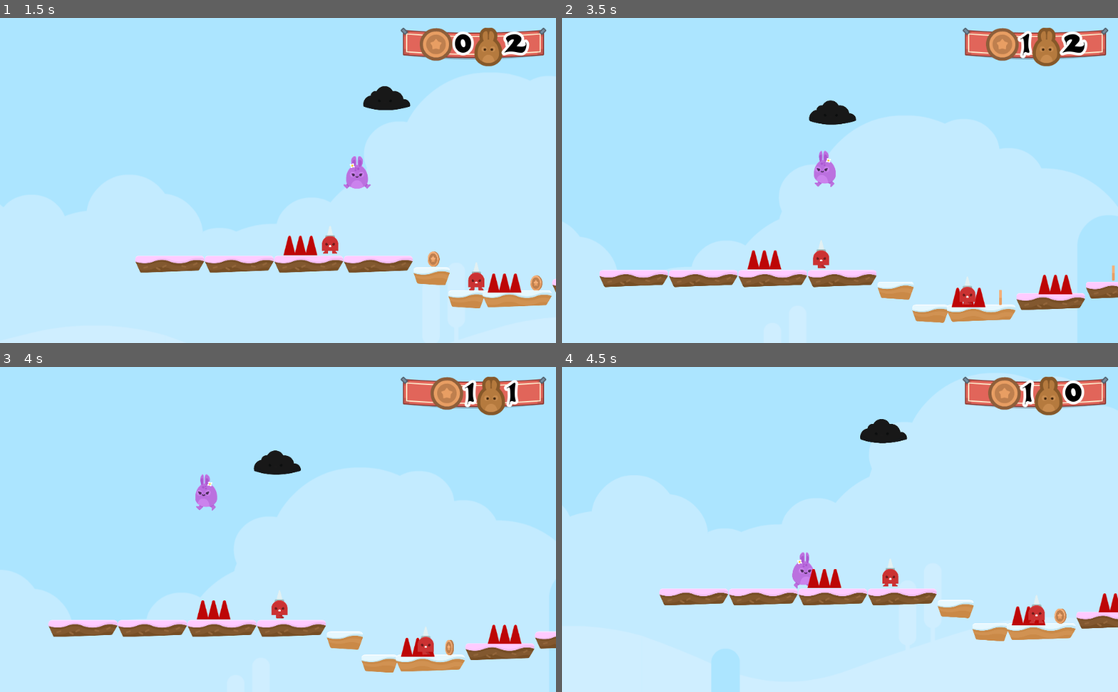
Above: before the commit, frames 1-4 (two rows, left to right).
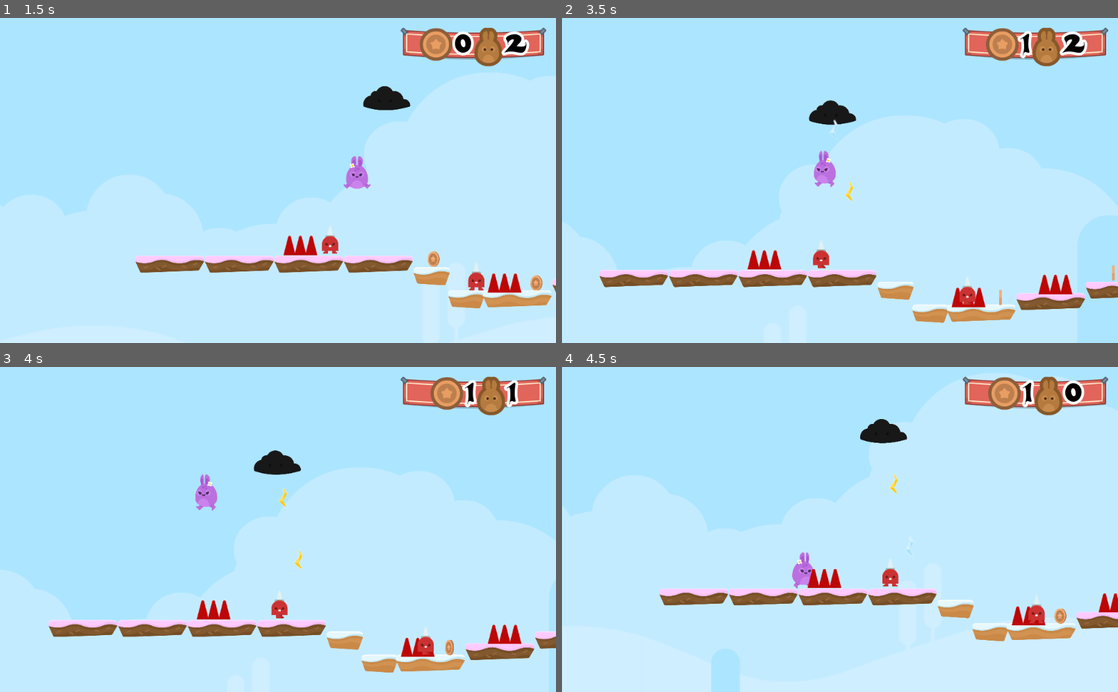
Above: after the commit, the same moments.

Repository: KennedyMungai/SimplePlatformer
Game: Godot game, scene res://Scenes/Levels/Level1.tscn
The game is run twice, just before and just after one commit, with the same random seed, the same clock (stepped at 60 frames per second) and the same inputs.
Inputs:
- Up to frame 1 (1.5 s): hold D (right) from 0.53 s (still down); tap W (jump) at 0.77 s
- Up to frame 2 (3.5 s): tap W (jump) at 1.52, 3.02 s; release D (right) at 2.03 s; hold A (left) from 2.03 s (still down)
- Up to frame 3 (4 s): keep holding A (left); tap W (jump) at 3.77 s
- Up to frame 4 (4.5 s): release A (left) at 4.28 s; hold D (right) from 4.28 s (still down)

Frame 1 is identical in both runs. In frame 2, less than 0.1% of the frame differs, in the area x 48-53%, y 31-57%; in frame 3, less than 0.1%, in the area x 50-55%, y 37-63%; in frame 4, less than 0.1%.

Commit message:
Multiplied speed by delta

Diff:
--- a/Scripts/Lightning.gd
+++ b/Scripts/Lightning.gd
@@ -9,7 +9,7 @@
 
 
 func _process(delta: float) -> void:
-	position.y += SPEED;
+	position.y += SPEED * delta;
 
 
 func _on_VisibilityNotifier2D_screen_exited() -> void:
